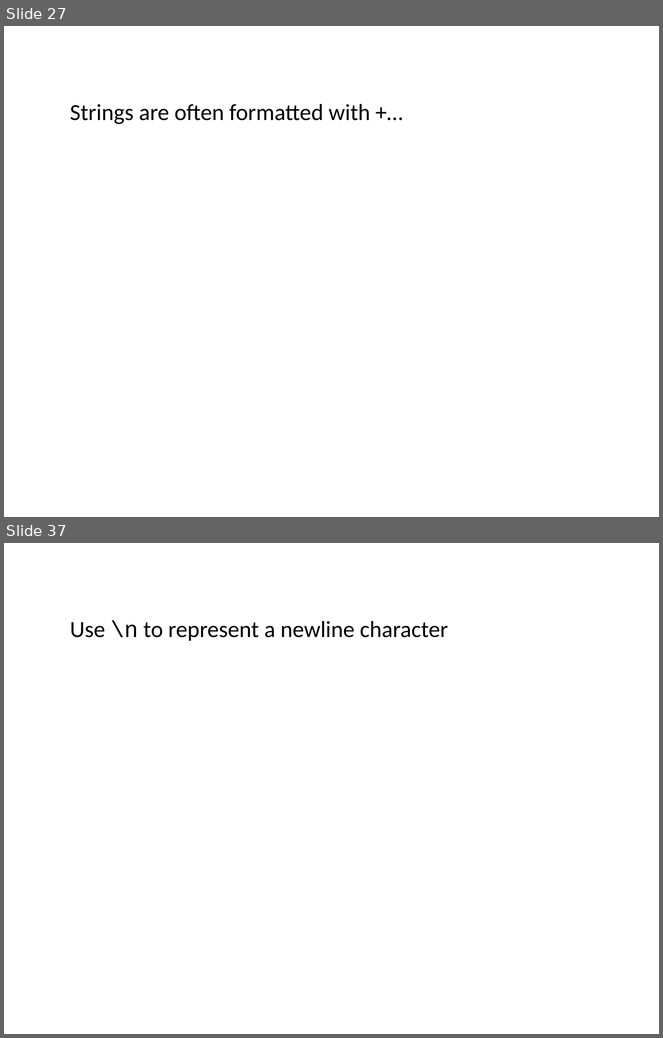
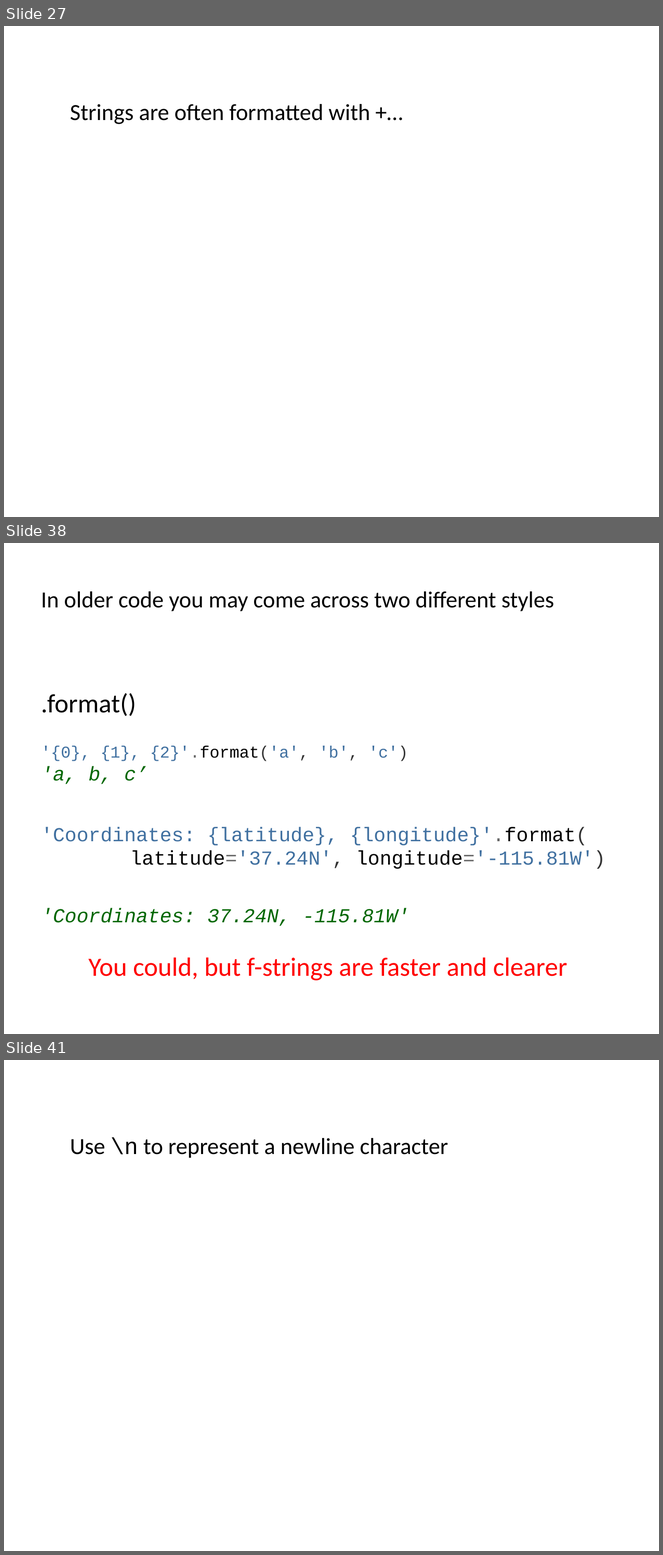
Before and after one commit to ncasuk/ncas-isc, a slide deck: python/presentations/learning_python/12_strings.pptx. Shown one above the other, each under a label of ours: slides 27 and 37 before the commit, slides 27, 38 and 41 after it; the slides between them are not shown. The pictures are 663x1038 and 663x1555 pixels, drawn with LibreOffice and Linux fonts; fonts in the diff are those of the drawing; background and template pictures are left out. Boxes give left, top, right and bottom in pixels: in the first picture for what was removed or moved away, otherwise in the second. Text is boxed around its words. In the diff, an @@ line names an element or a change of style, - is before the commit and + after.

Commit message:
placing focus on f-strings

```diff
--- a/python/presentations/learning_python/12_strings.pptx
+++ b/python/presentations/learning_python/12_strings.pptx
@@ slide 38 added at (4, 543, 659, 1034), background picture (left out) @@
@@ text added at (41, 591, 554, 612), 28 pt, text #000000 @@
+In older code you may come across two different styles
@@ text added at (41, 693, 606, 926), 24 pt, text #4070A0 @@
+.format()
+'{0}, {1}, {2}'.format('a', 'b', 'c')
+'a, b, c’
+'Coordinates: {latitude}, {longitude}'.format(
+latitude='37.24N', longitude='-115.81W')
+'Coordinates: 37.24N, -115.81W'
@@ text added at (88, 957, 568, 981), 32 pt, text #FF0000 @@
+You could, but f-strings are faster and clearer
@@ what was slide 37 is now slide 41 @@
```
Also in this commit, not shown: 3 slides changed, 9 other slides added, 6 slides removed, 1 other file.
